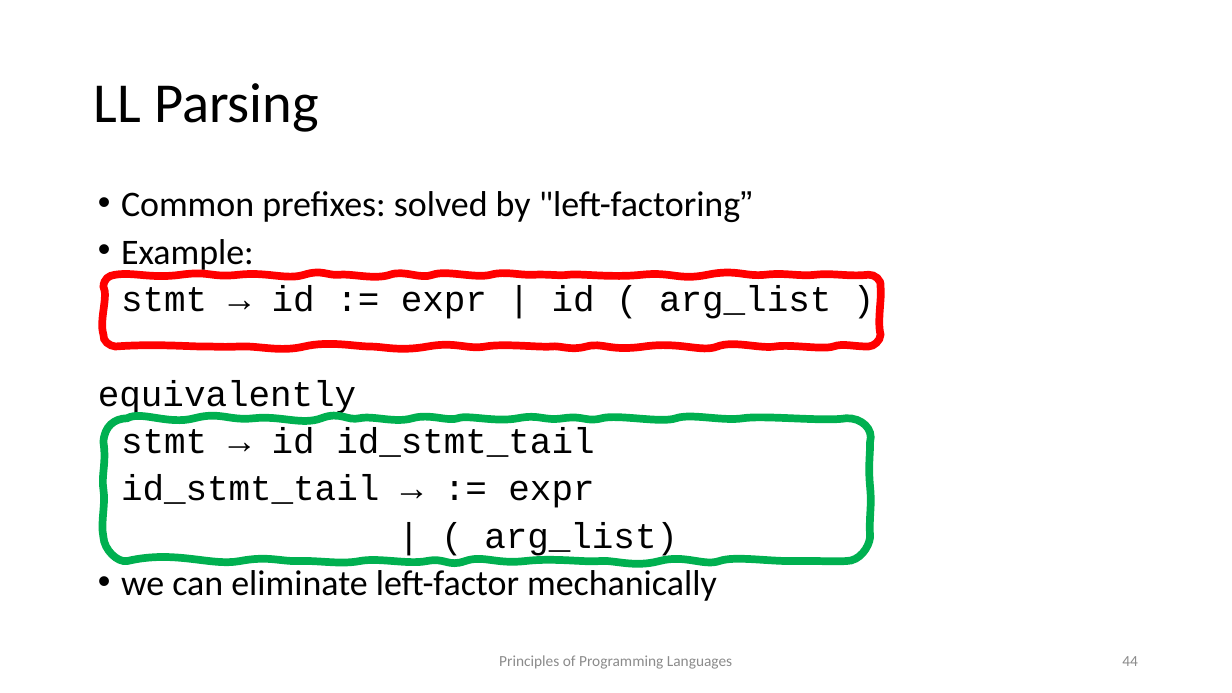
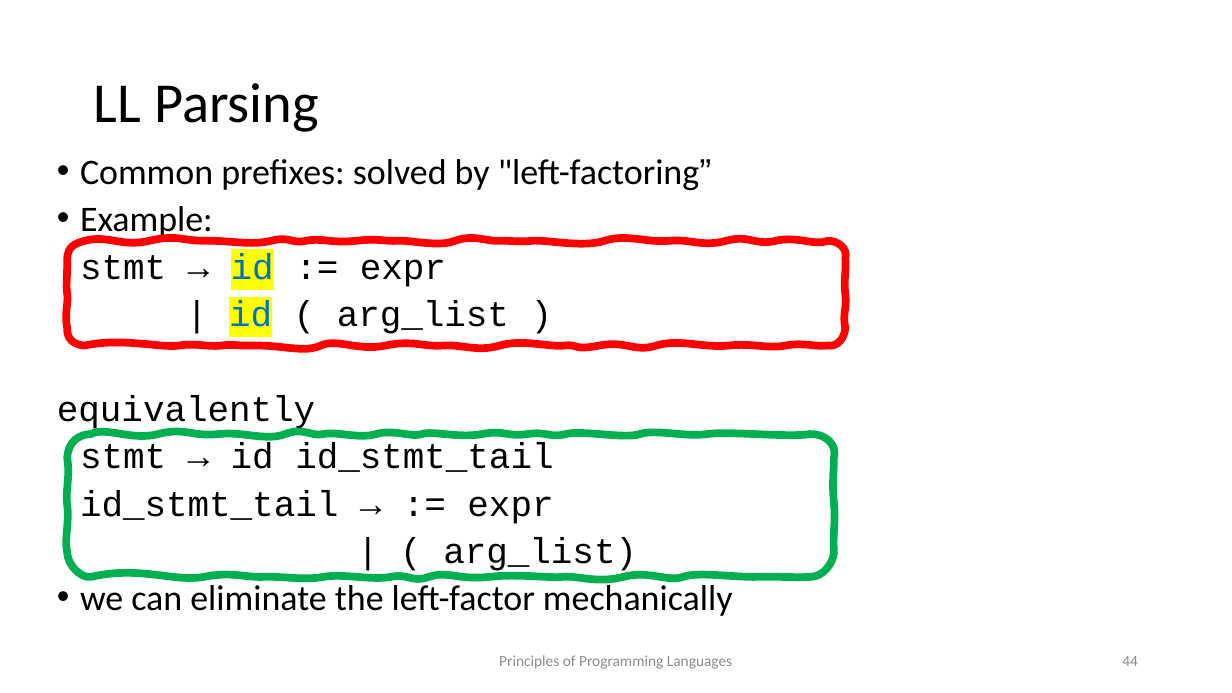
Before and after one commit to kongm/pl-design, a slide deck: slide 44 of C3-SyntacticAnalysis.pptx. Drawn at 1232x693 pixels with LibreOffice and Linux fonts; fonts in the diff are those of the drawing. Boxes give left, top, right and bottom in pixels: in the first picture for what was removed or moved away, otherwise in the second. Text is boxed around its words. In the diff, an @@ line names an element or a change of style, - is before the commit and + after.

```diff
--- a/C3-SyntacticAnalysis.pptx
+++ b/C3-SyntacticAnalysis.pptx
@@ text "Common prefixes: solved by "left-factoring”": place and size @@
-text "Common prefixes: solved by "left-factoring”" at box(98, 191, 831, 601)
+text "Common prefixes: solved by "left-factoring”" at box(57, 159, 733, 616)
@@ freeform shape: place and size @@
-freeform shape at box(104, 274, 881, 347)
+freeform shape at box(67, 241, 846, 346)
@@ text at box(80, 253, 509, 334): text changed @@
-stmt → id := expr | id ( arg_list )
+stmt → id := expr
+| id ( arg_list )
@@ freeform shape: place and size @@
-freeform shape at box(104, 419, 871, 562)
+freeform shape at box(67, 434, 835, 578)
@@ text at box(80, 581, 733, 616): text changed @@
-• we can eliminate left-factor mechanically
+• we can eliminate the left-factor mechanically
```
Also in this commit, not shown: 4 other slides changed, 2 other files.
